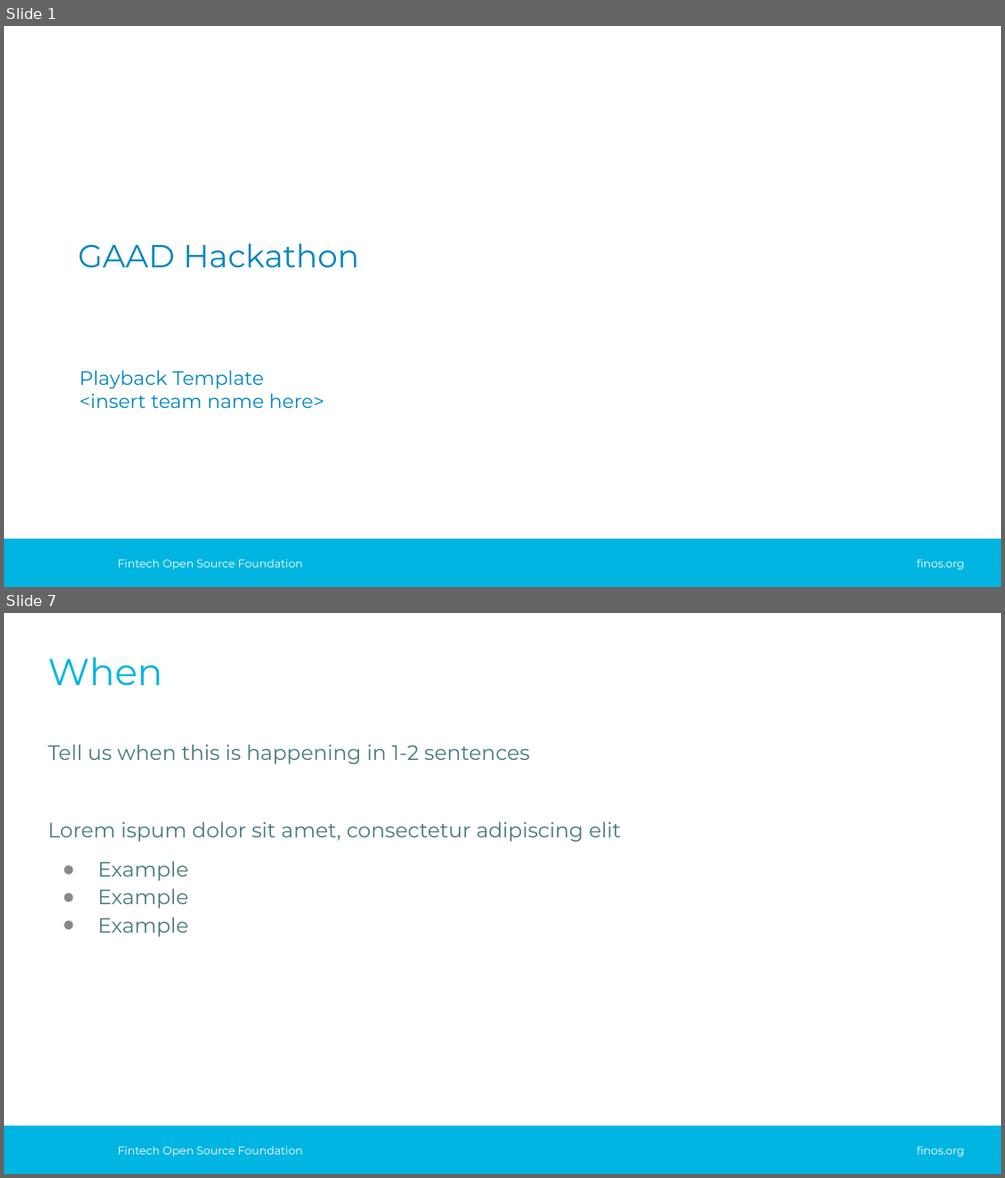
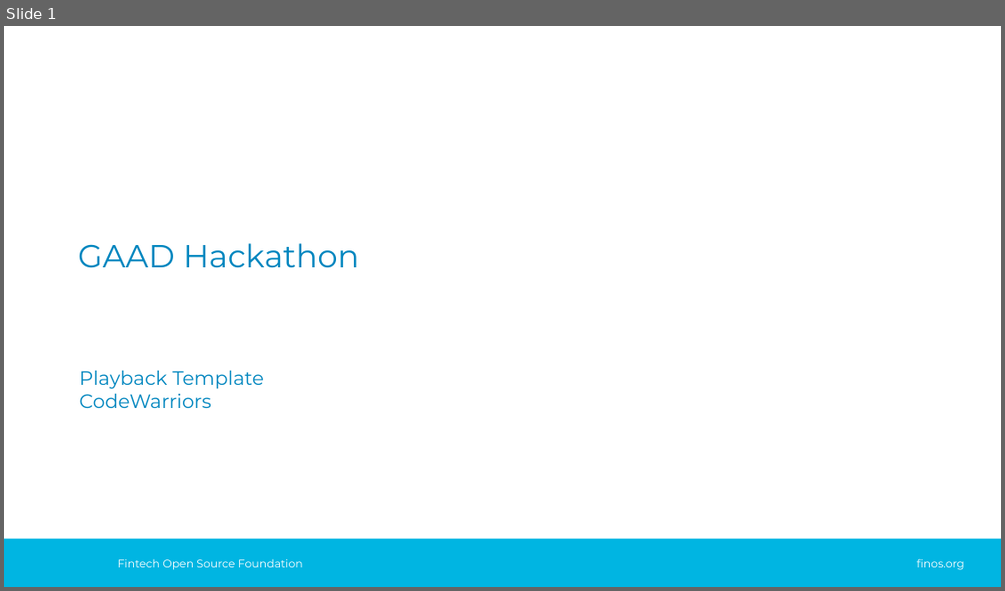
Before and after one commit to yaw-sid/CodeWarriors, a slide deck: hackproject/presentations/gaad-hackathon-playback-template.pptx. Shown one above the other, each under a label of ours: slides 1 and 7 before the commit, slide 1 after it; the slides between them are not shown. The pictures are 1005x1178 and 1005x591 pixels, drawn with LibreOffice and Linux fonts; fonts in the diff are those of the drawing; background and template pictures are left out. Boxes give left, top, right and bottom in pixels: in the first picture for what was removed or moved away, otherwise in the second. Text is boxed around its words. In the diff, an @@ line names an element or a change of style, - is before the commit and + after.

```diff
--- a/hackproject/presentations/gaad-hackathon-playback-template.pptx
+++ b/hackproject/presentations/gaad-hackathon-playback-template.pptx
@@ slide 7 removed at box(4, 613, 1001, 1174), background #FFFFFF; not listed: 3 template elements that a slide beside it also shows @@
@@ title removed at box(48, 657, 162, 686) @@
-When
@@ text removed at box(48, 744, 621, 937) @@
-Tell us when this is happening in 1-2 sentences
-Lorem ispum dolor sit amet, consectetur adipiscing elit
-● Example
-● Example
-● Example
@@ slide 1 changed as well @@
@@ subtitle at box(80, 393, 211, 408): text changed @@
-<insert team name here>
+CodeWarriors
```
Also in this commit, not shown: 8 slides added, 7 other slides removed.
